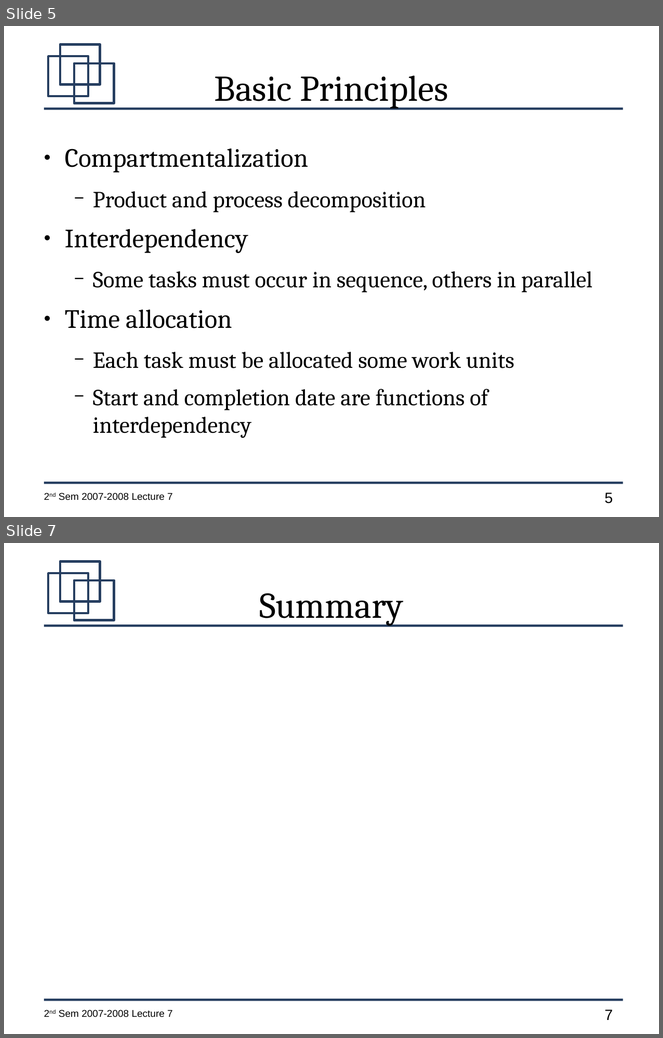
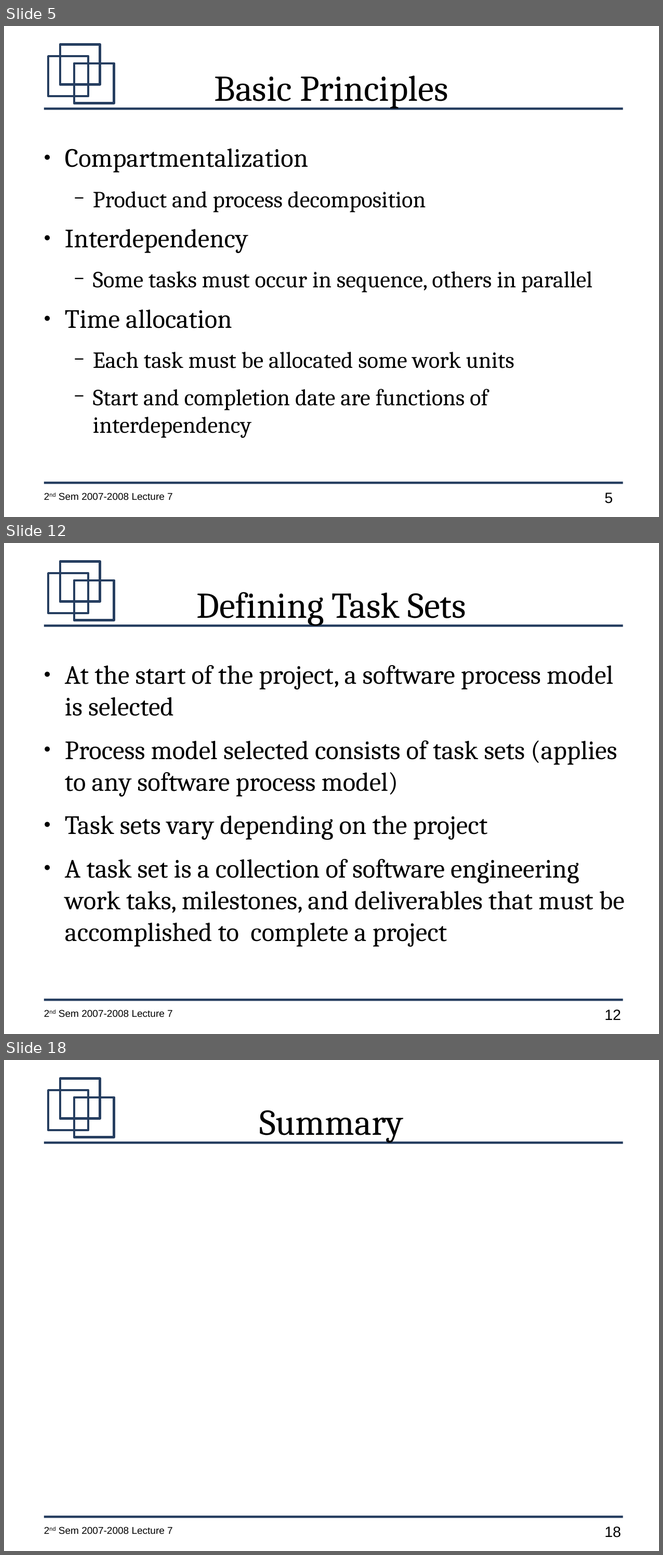
Before and after one commit to jachermocilla/jach-homepage, a slide deck: CMSC128-2nd-Sem-2007-L7.odp. Shown one above the other, each under a label of ours: slides 5 and 7 before the commit, slides 5, 12 and 18 after it; the slides between them are not shown. The pictures are 663x1038 and 663x1555 pixels, drawn with LibreOffice and Linux fonts; fonts in the diff are those of the drawing. Boxes give left, top, right and bottom in pixels: in the first picture for what was removed or moved away, otherwise in the second. Text is boxed around its words. In the diff, an @@ line names an element or a change of style, - is before the commit and + after.

```diff
--- a/CMSC128-2nd-Sem-2007-L7.odp
+++ b/CMSC128-2nd-Sem-2007-L7.odp
@@ slide 12 added at bbox=[4, 543, 659, 1034], background #FFFFFF; not listed: 7 template elements that a slide beside it also shows @@
@@ title added at bbox=[196, 592, 466, 626], 44 pt, text #000000 @@
+Defining Task Sets
@@ text added at bbox=[65, 665, 625, 947], 32 pt, text #000000 @@
+● At the start of the project, a software process model is selected
+● Process model selected consists of task sets (applies to any software process model)
+● Task sets vary depending on the project
+● A task set is a collection of software engineering work taks, milestones, and deliverables that must be accomplished to complete a project
@@ what was slide 7 is now slide 18 @@
@@ page number at bbox=[605, 1527, 621, 1538]: text changed @@
-7
+18
```
Also in this commit, not shown: 1 slide changed, 10 other slides added, 1 other file.
